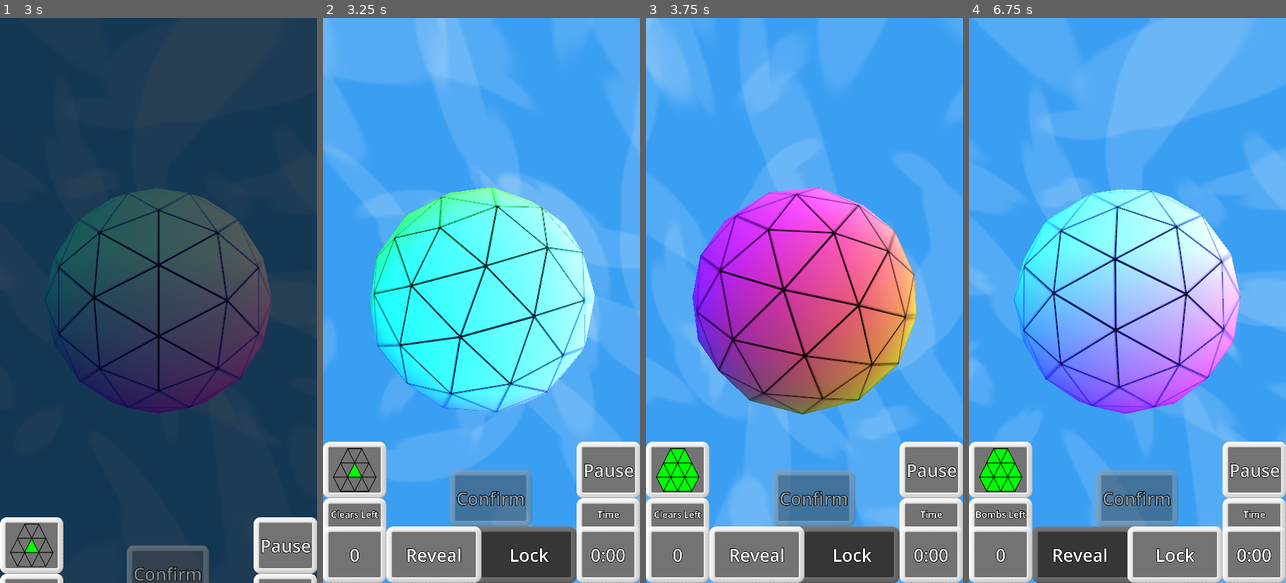
Above: before the commit, frames 1-4 (left to right).
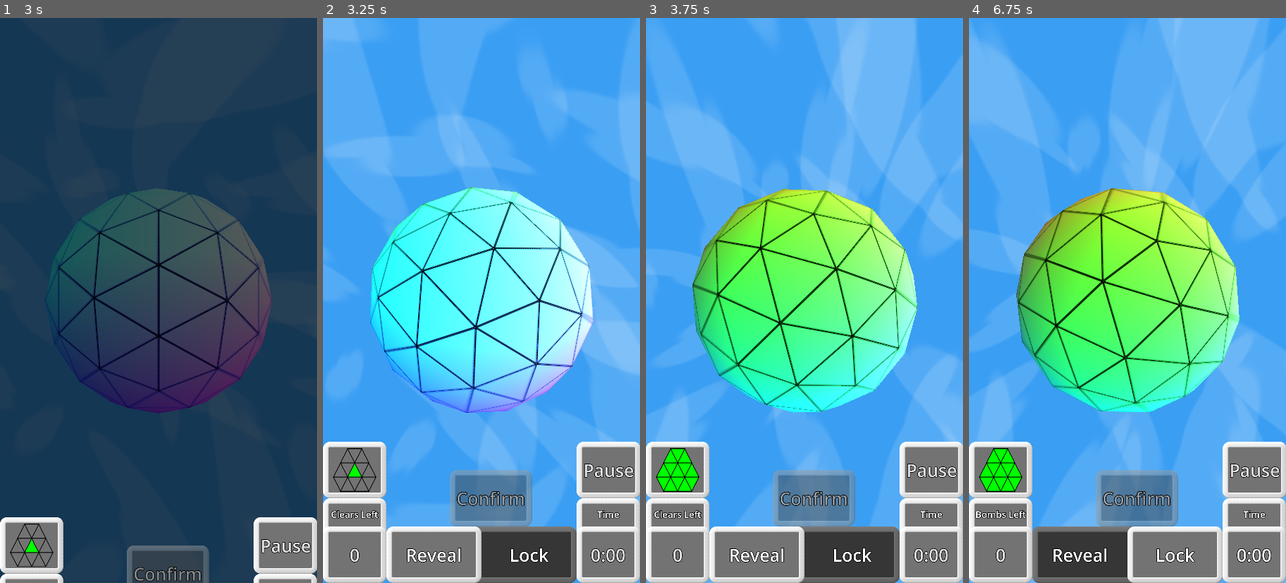
Above: after the commit, the same moments.

Repository: WalynC/sphereSweeperGodot
Game: Godot game, scene res://mainScenes/menu_scene.tscn
Two runs of this game, one before a commit and one after it. Both use one fixed random seed, a clock stepped at 60 frames per second and the inputs below. Sound files missing from this copy of the repository are replaced by a short silence.
Inputs (mouse positions are in pixels of both pictures, inside the frame that each line leads up to):
- Up to frame 1 (3 s): click "New" at 0.5 s; tap Enter at 1.25 s; move the mouse to (228, 272) at 1.27 s; hold Down (scroll_down) 1.28-2 s; click (228, 272) at 1.42 s; click "Play" at 2 s; drag from (95, 328) to (142, 413) at 2.77 s
- Up to frame 2 (3.25 s): no input
- Up to frame 3 (3.75 s): click (677, 470) at 3.5 s
- Up to frame 4 (6.75 s): click "0" at 4.25 s; click (1127, 554) at 5 s; click "0:00" at 5.75 s; click "0" at 6.5 s

Frame 1 is identical in both runs. In frame 2, 33% of the frame differs, in the area x 0-100%, y 0-100%; in frame 3, 55%; in frame 4, 48%.

Commit message:
Sphere rotation now tied to relative world space

Diff:
--- a/scripts/Controls.gd
+++ b/scripts/Controls.gd
@@ -18,7 +18,7 @@
 
 var inertia = Vector2.ZERO
 var decel = .1
-var maxSpeed =250
+var maxSpeed = 1
 
 var triangleHit = -1
 var previousTriangleHit = -1
@@ -87,8 +87,10 @@
 func handle_drag(event: InputEventScreenDrag):
 	touch_points[event.index] = event.position
 	if touch_points.size() == 1:
-		var speed = min(event.relative.length(), maxSpeed)
-		inertia = event.relative.normalized() * speed * 0.005 * (cam.fov/maxZoom)
+		var camRelative = cam.project_position((get_viewport().get_visible_rect().size/2) - event.relative, 1)
+		camRelative = Vector2(-camRelative.x, camRelative.y)
+		var speed = min(camRelative.length(), maxSpeed)
+		inertia = camRelative.normalized() * speed
 		WindSound.instance.Spin(inertia.length(), decel)
 		pivot.rotate(to_global(cam.get_camera_transform().basis.x), inertia.y)
 		pivot.rotate(to_global(cam.get_camera_transform().basis.y), inertia.x)
